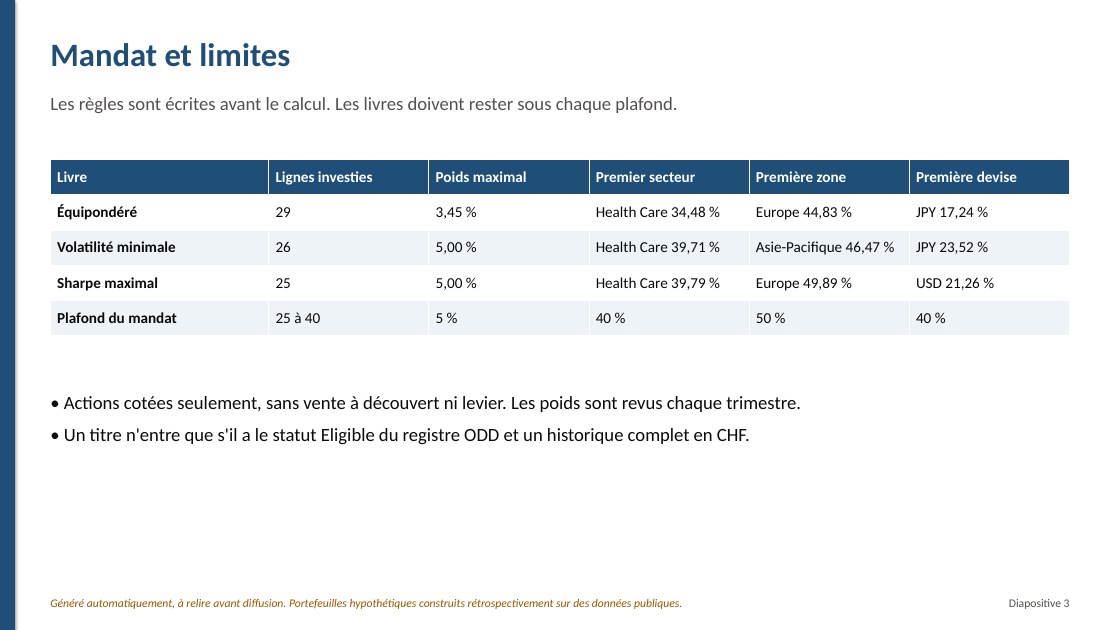
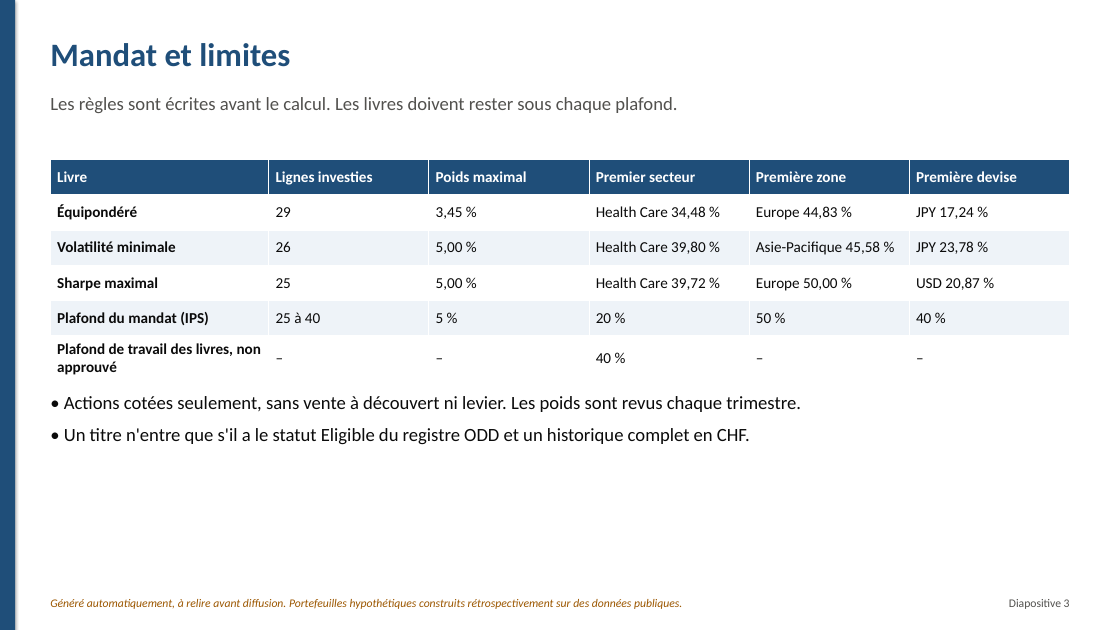
Before and after one commit to fatybarbosa/investment-analytics-platform, a slide deck: slide 3 of reports/management/presentation_management.pptx. Drawn at 1120x630 pixels with LibreOffice and Linux fonts; fonts in the diff are those of the drawing. Boxes give left, top, right and bottom in pixels: in the first picture for what was removed or moved away, otherwise in the second. Text is boxed around its words. In the diff, an @@ line names an element or a change of style, - is before the commit and + after.

```diff
--- a/reports/management/presentation_management.pptx
+++ b/reports/management/presentation_management.pptx
@@ table at <box>50,160,1071,379</box> @@
-row 3: Volatilité minimale | 26 | 5,00 % | Health Care 39,71 % | Asie-Pacifique 46,47 % | JPY 23,52 %
-row 4: Sharpe maximal | 25 | 5,00 % | Health Care 39,79 % | Europe 49,89 % | USD 21,26 %
-row 5: Plafond du mandat | 25 à 40 | 5 % | 40 % | 50 % | 40 %
+row 3: Volatilité minimale | 26 | 5,00 % | Health Care 39,80 % | Asie-Pacifique 45,58 % | JPY 23,78 %
+row 4: Sharpe maximal | 25 | 5,00 % | Health Care 39,72 % | Europe 50,00 % | USD 20,87 %
+row 5: Plafond du mandat (IPS) | 25 à 40 | 5 % | 20 % | 50 % | 40 %
+row 6: Plafond de travail des livres, non approuvé | – | – | 40 % | – | –
```
Also in this commit, not shown: 11 other slides changed, 58 other files.
